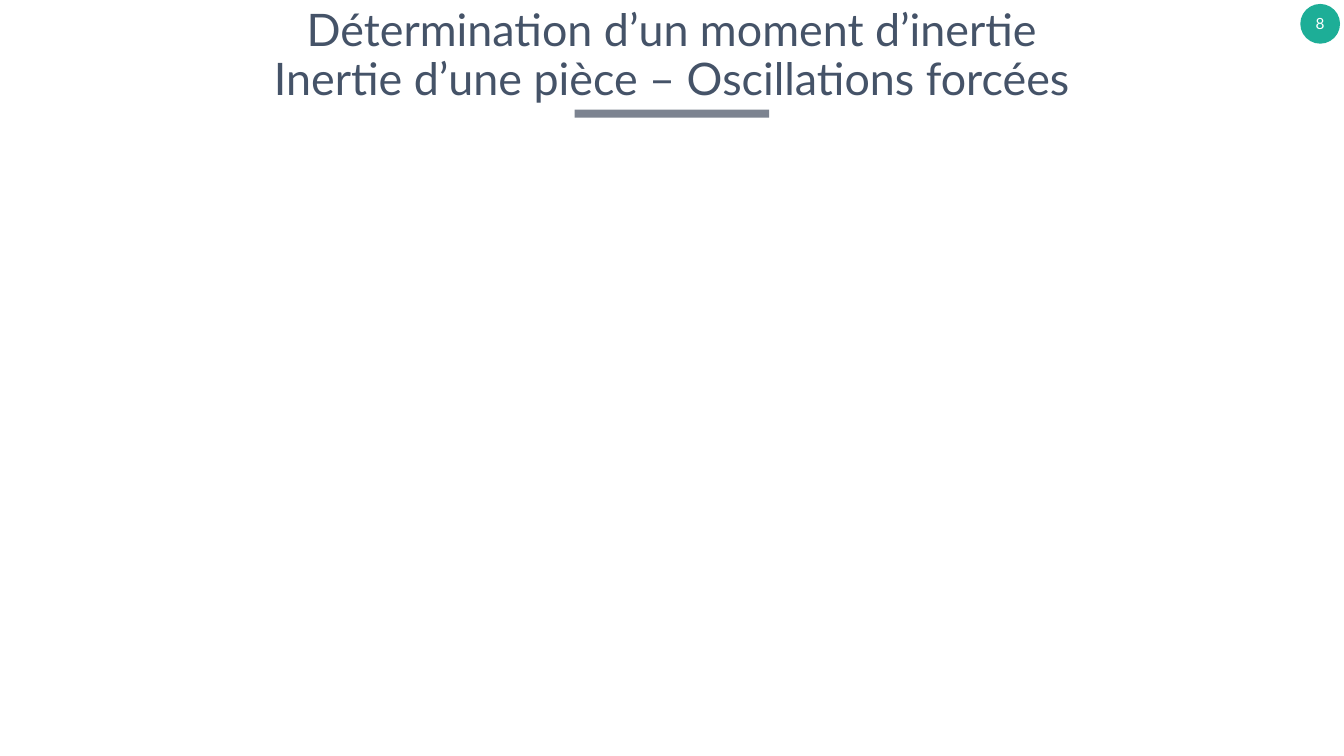
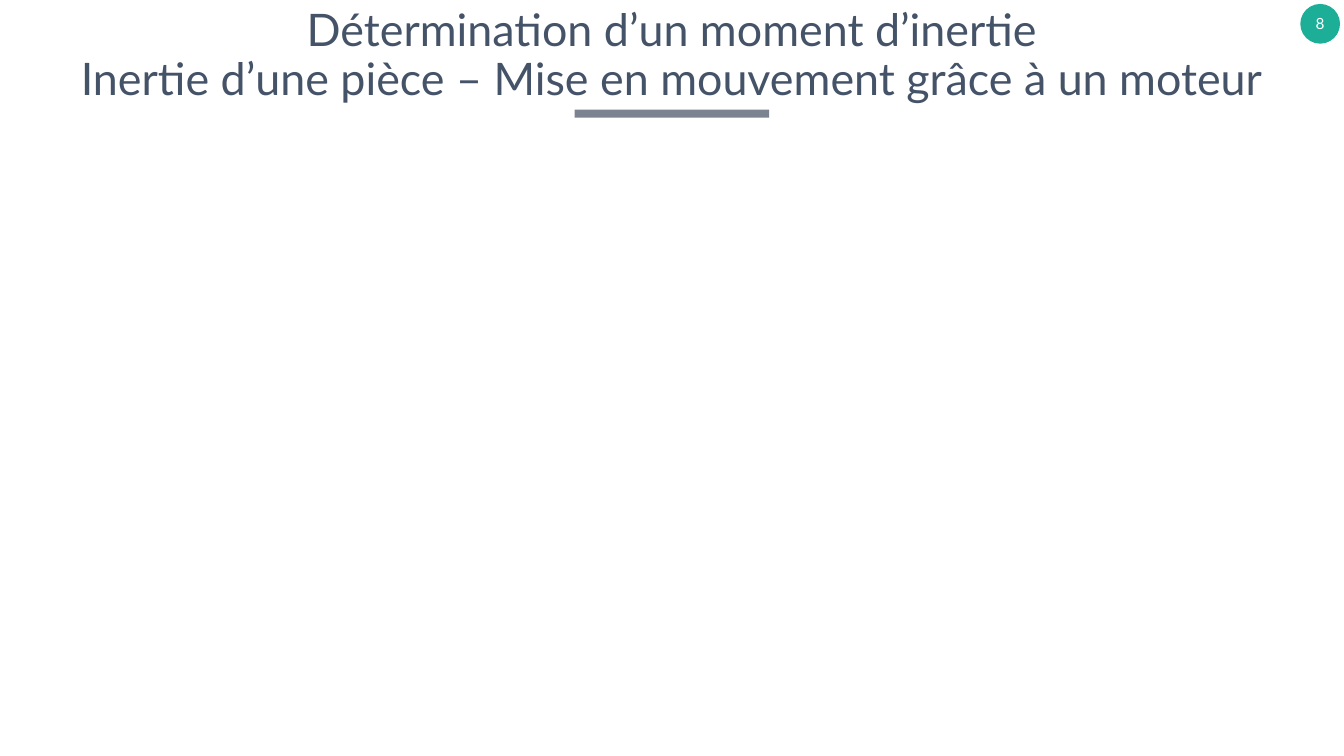
Before and after one commit to xpessoles/TP_Concours, a slide deck: slide 8 of B_Fiches_Protocoles/ProtocolesExpérimentaux.pptx. Drawn at 1344x756 pixels with LibreOffice and Linux fonts; fonts in the diff are those of the drawing; grey boxes stand for pictures. Boxes give left, top, right and bottom in pixels: in the first picture for what was removed or moved away, otherwise in the second. Text is boxed around its words. In the diff, an @@ line names an element or a change of style, - is before the commit and + after.

```diff
--- a/B_Fiches_Protocoles/ProtocolesExpérimentaux.pptx
+++ b/B_Fiches_Protocoles/ProtocolesExpérimentaux.pptx
@@ title at (81,12,1262,103): text changed @@
-Détermination d’un moment d’inertie
-Inertie d’une pièce – Oscillations forcées
+Détermination d’un moment d’inertie
+Inertie d’une pièce – Mise en mouvement grâce à un moteur
```
Also in this commit, not shown: 1 other slide changed.
